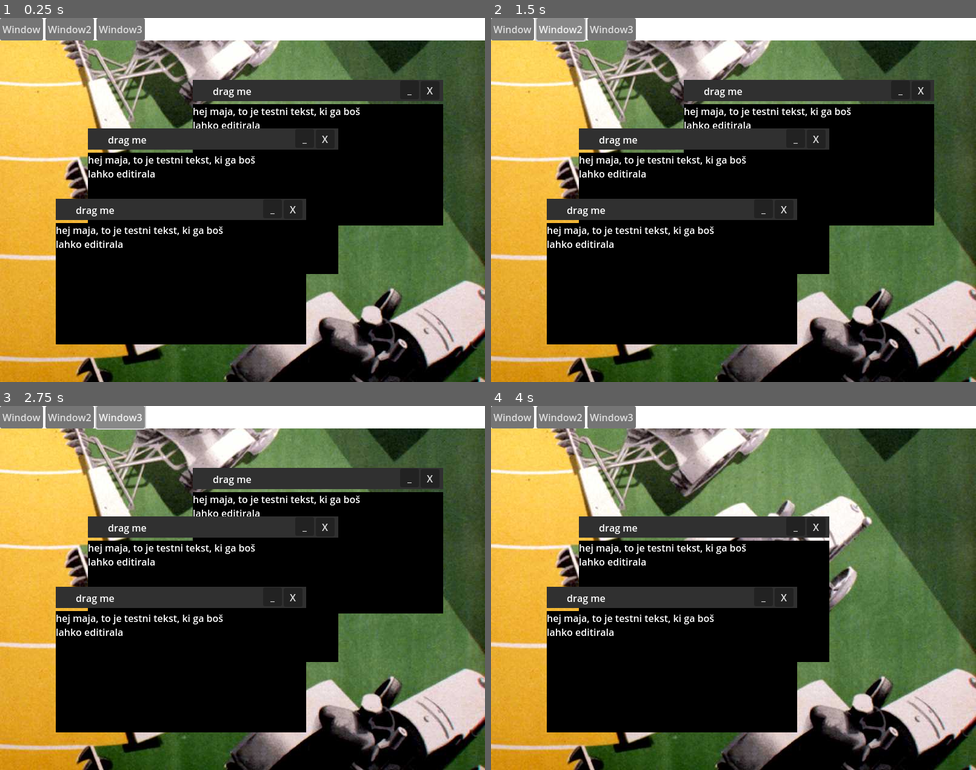
Above: before the commit, frames 1-4 (two rows, left to right).
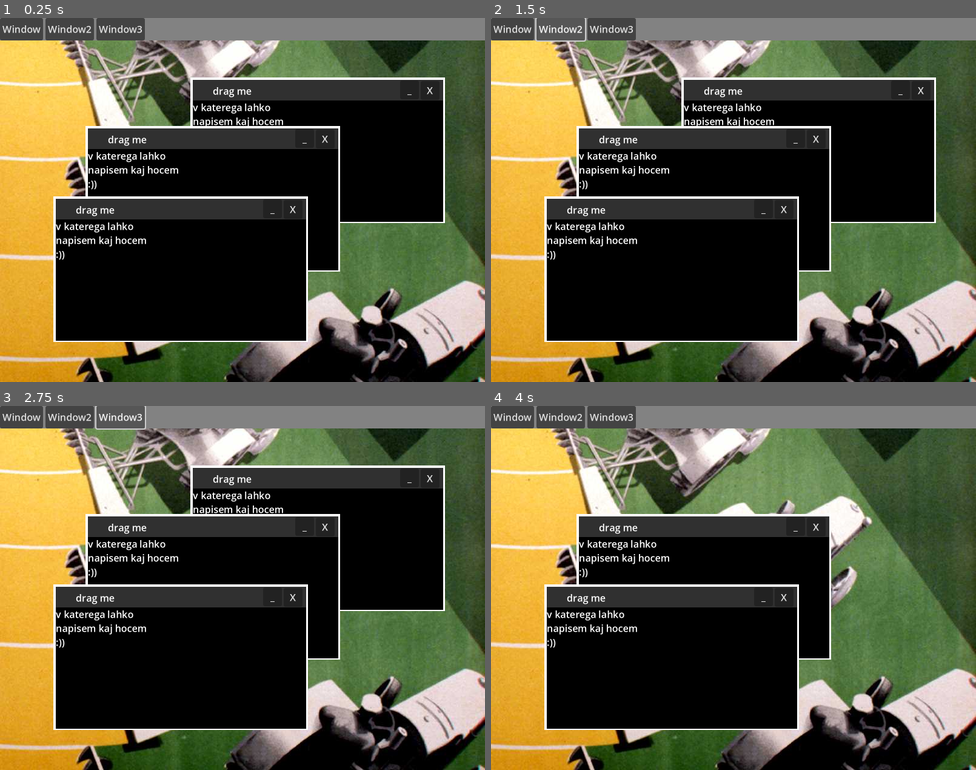
Above: after the commit, the same moments.

Repository: Brin-o/Mold
Game: Godot game, scene res://demo.tscn
The game is run twice, just before and just after one commit, with the same random seed, the same clock (stepped at 60 frames per second) and the same inputs.
Inputs:
- Up to frame 1 (0.25 s): no input
- Up to frame 2 (1.5 s): click "Window" at 0.5 s; click "Window2" at 1.25 s
- Up to frame 3 (2.75 s): click "Window3" at 2 s
- Up to frame 4 (4 s): click "_" at 2.75 s; click "Window" at 3.5 s

The runs differ from the first frame. In frame 1, 12% of the frame differs, in the area x 0-100%, y 0-90%; in frame 2, 12%; in frame 3, 12%; in frame 4, 10%.

Commit message:
white bg

Diff:
--- a/Scenes/window.tscn
+++ b/Scenes/window.tscn
@@ -42,8 +42,8 @@
 layout_mode = 1
 anchors_preset = 10
 anchor_right = 1.0
-offset_top = 40.0
-offset_bottom = 240.0
+offset_top = 34.0
+offset_bottom = 234.0
 grow_horizontal = 2
 text = "test test te st tetest test te st tetest test te st tetest test te st tetest test te st tetest test te st tetes …(430 unchanged characters)…
 script = ExtResource("2_30sqi")
@@ -59,6 +59,16 @@
 color = Color(0, 0, 0, 1)
 metadata/_edit_lock_ = true
 
+[node name="ColorRect" type="ColorRect" parent="."]
+show_behind_parent = true
+layout_mode = 0
+offset_left = -4.0
+offset_top = -4.0
+offset_right = 416.0
+offset_bottom = 236.0
+mouse_filter = 2
+metadata/_edit_lock_ = true
+
 [connection signal="mouse_entered" from="." to="." method="_on_mouse_entered"]
 [connection signal="mouse_exited" from="." to="." method="_on_mouse_exited"]
 [connection signal="button_up" from="Close" to="." method="_on_close_button_up"]
--- a/demo.tscn
+++ b/demo.tscn
@@ -31,6 +31,7 @@
 anchor_right = 1.0
 offset_bottom = 37.0
 grow_horizontal = 2
+color = Color(0.509286, 0.509286, 0.509286, 1)
 script = ExtResource("2_c6xj6")
 
 [node name="Container" type="HBoxContainer" parent="TopBar"]
--- a/project.godot
+++ b/project.godot
@@ -17,8 +17,9 @@
 
 [display]
 
-window/size/viewport_width=800
-window/size/viewport_height=600
+window/size/viewport_width=1600
+window/size/viewport_height=1200
+window/stretch/scale=2.0
 
 [input]
 
Not shown, changed: Texts/test.txt
